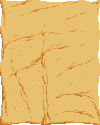
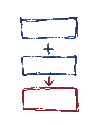
The second 100×125 image is a revision of the first. Changes to its layers:
painted on "Paint Layer 1 Merged" over [0, 0, 100, 125]
